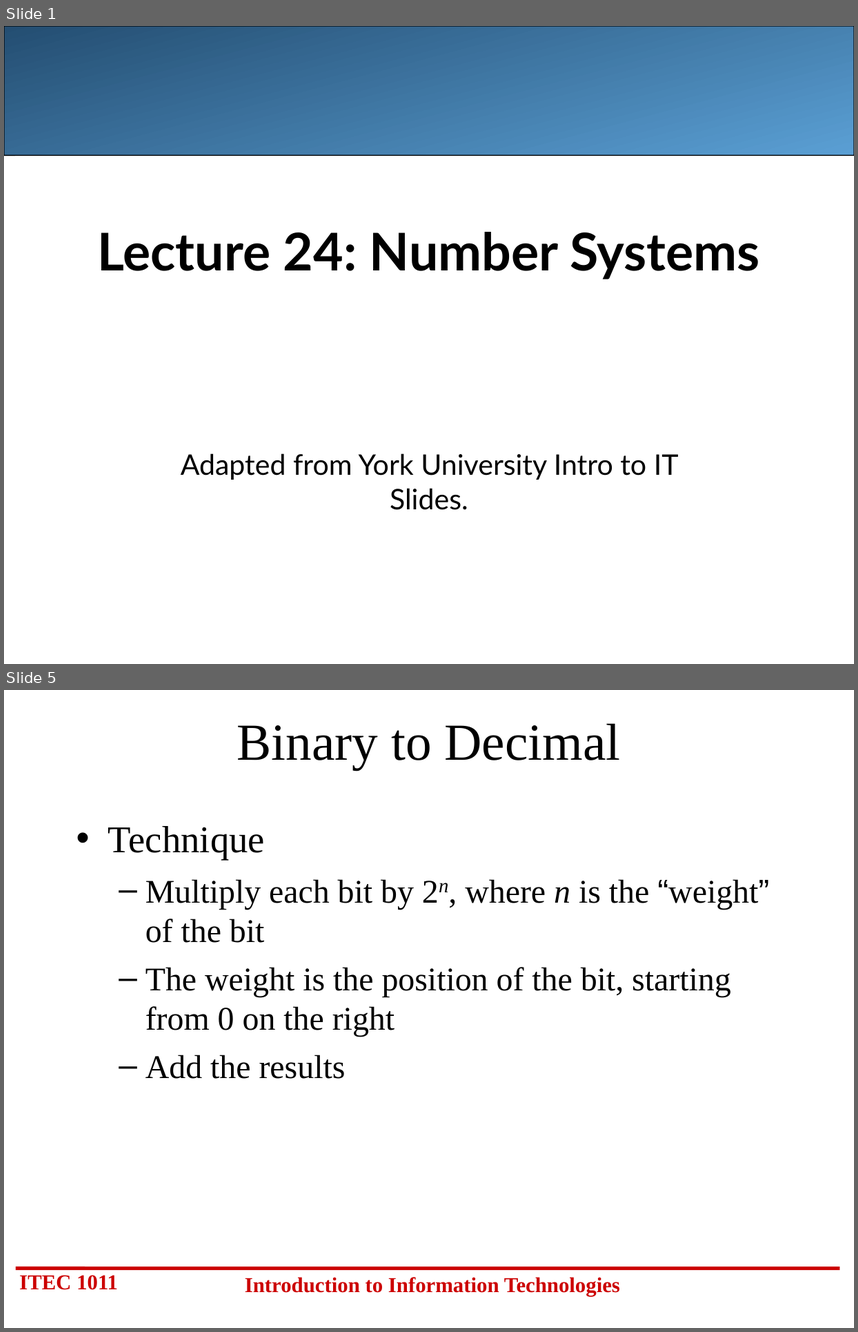
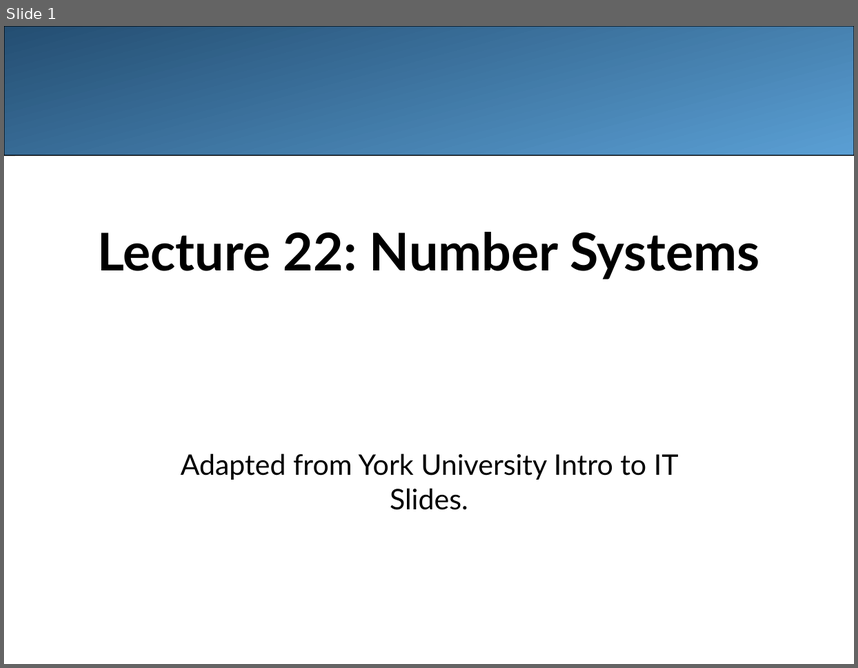
Before and after one commit to LongBaoNguyen/longbaonguyen.github.io, a slide deck: courses/apcsa/lecture22.ppt. Shown one above the other, each under a label of ours: slides 1 and 5 before the commit, slide 1 after it; the slides between them are not shown. The pictures are 858x1332 and 858x668 pixels, drawn with LibreOffice and Linux fonts; fonts in the diff are those of the drawing; background and template pictures are left out. Boxes give left, top, right and bottom in pixels: in the first picture for what was removed or moved away, otherwise in the second. Text is boxed around its words. In the diff, an @@ line names an element or a change of style, - is before the commit and + after.

```diff
--- a/courses/apcsa/lecture22.ppt
+++ b/courses/apcsa/lecture22.ppt
@@ slide 5 removed at <box>4,690,854,1328</box>, background #FFFFFF @@
@@ title removed at <box>237,723,621,770</box> @@
-Binary to Decimal
@@ text removed at <box>108,826,769,1078</box> @@
-• Technique
-  – Multiply each bit by 2n, where n is the “weight” of the bit
-  – The weight is the position of the bit, starting from 0 on the right
-  – Add the results
@@ line removed from (16, 1268) to (840, 1268) @@
@@ text removed at <box>19,1274,118,1290</box> @@
-ITEC 1011
@@ text removed at <box>245,1276,620,1296</box> @@
-Introduction to Information Technologies
@@ slide 1 changed as well @@
@@ title at <box>97,232,760,279</box>: text changed @@
-Lecture 24: Number Systems
+Lecture 22: Number Systems
```
Also in this commit, not shown: 28 slides added, 20 other slides removed, 1 other file.
